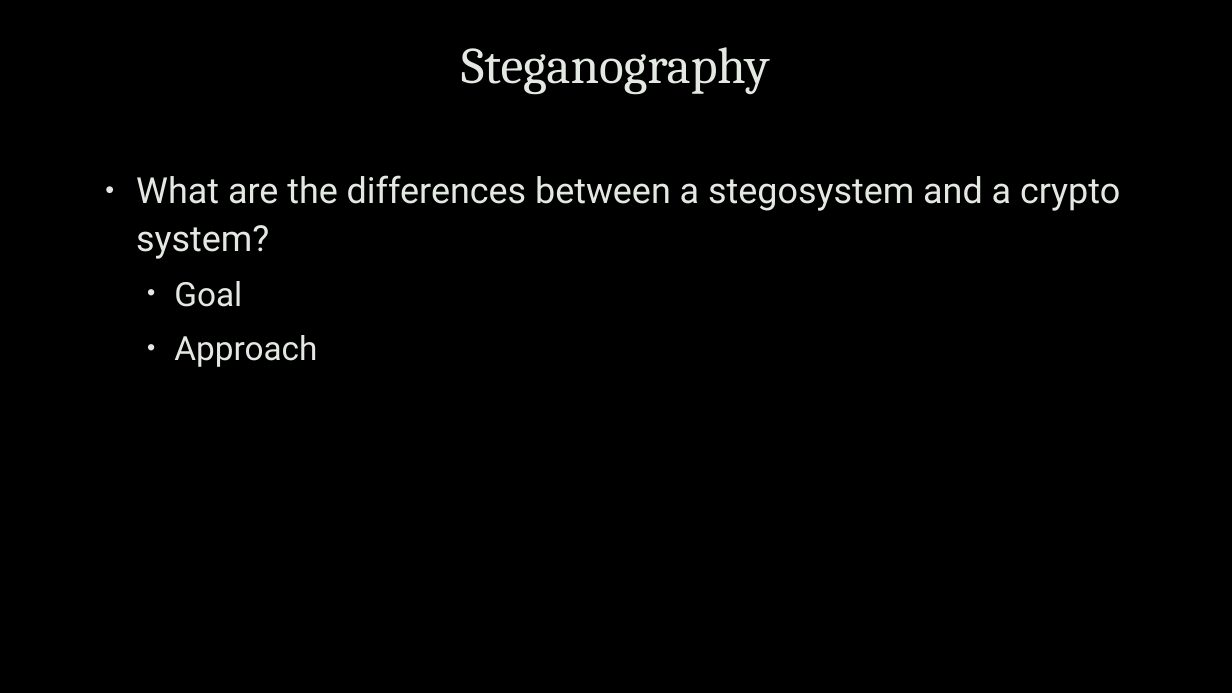
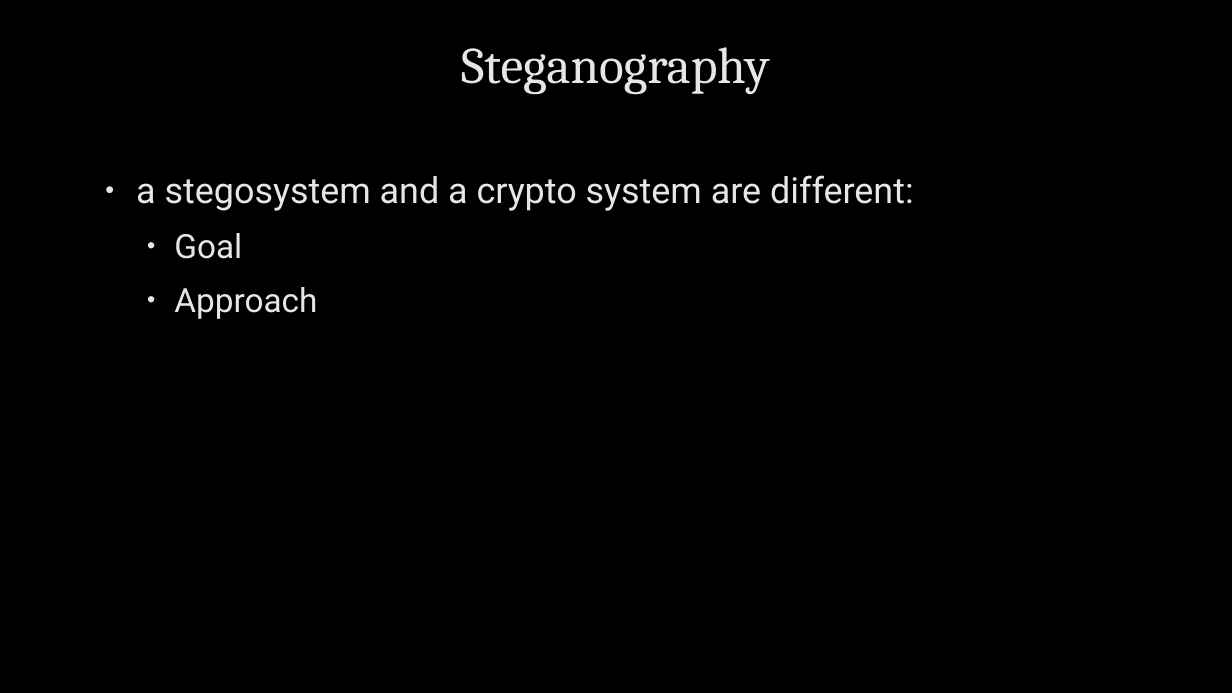
Before and after one commit to zhanyixinghua/cits1003, a slide deck: slide 6 of cits1003-lecture_slides/CITS1003-8 Forensics-exercises.pptx. Drawn at 1232x693 pixels with LibreOffice and Linux fonts; fonts in the diff are those of the drawing; background and template pictures are left out. Boxes give left, top, right and bottom in pixels: in the first picture for what was removed or moved away, otherwise in the second. Text is boxed around its words. In the diff, an @@ line names an element or a change of style, - is before the commit and + after.

Commit message:
typos in slides of week 8 corrected

```diff
--- a/cits1003-lecture_slides/CITS1003-8 Forensics-exercises.pptx
+++ b/cits1003-lecture_slides/CITS1003-8 Forensics-exercises.pptx
@@ text at <box>136,175,914,211</box>: text changed @@
-• What are the differences between a stegosystem and a crypto system?
+• a stegosystem and a crypto system are different:
```
Also in this commit, not shown: 16 other slides changed, 1 slide added.
